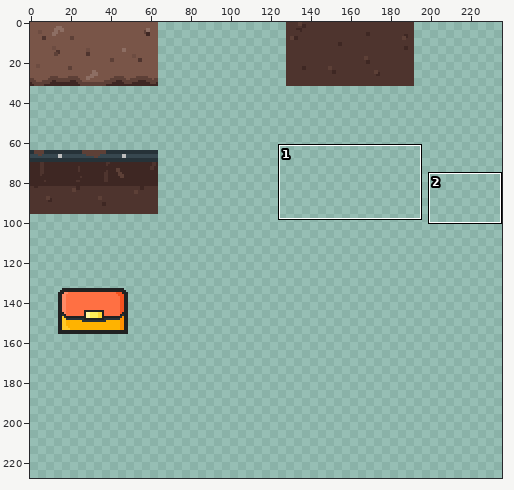
A sprite sheet gets an edit: web/assets/tiles.png. Above: a wide view before the commit, with the close-up outlined.
Close-up. Earlier state:
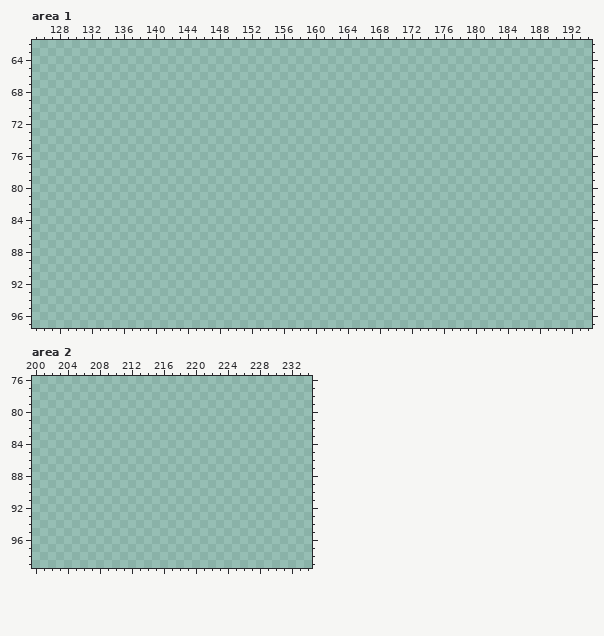
The file is 256x256 pixels. Shown: area 1: x 125..194, y 62..97; area 2: x 200..234, y 76..99. The wide view leaves out empty margins. The commit also changed other parts of the picture, which this record leaves out.
Now the later version:
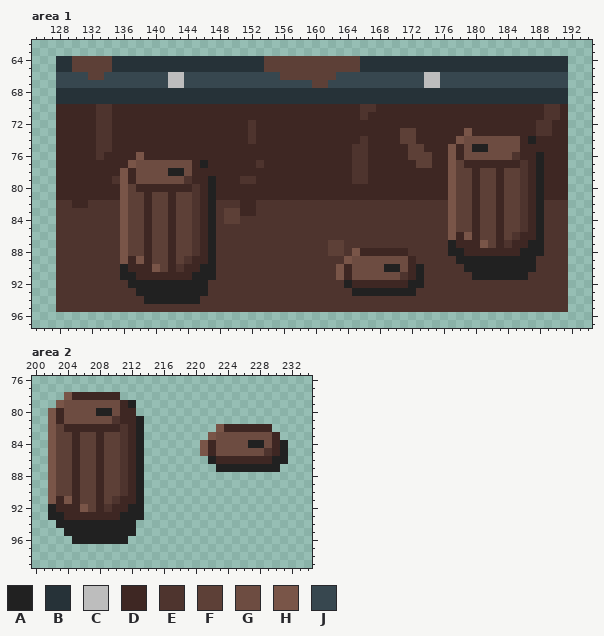
Palette (. is transparent): A #212121  B #263238  C #bdbdbd  D #3e2723  E #4e342e  F #5d4037  G #6d4c41  H #795548  J #37474f
The edit:
Changed rows in their new state; - is an unchanged pixel.
Area 1:
first column x 128:
64 BBFFFFFBBBBBBBBBBBBBBBBBBBFFFFFFFFFFFFBBBBBBBBBBBBBBBBBBBBBBBBBB
65 BBFFFFFBBBBBBBBBBBBBBBBBBBFFFFFFFFFFFFBBBBBBBBBBBBBBBBBBBBBBBBBB
66 JJJJFFJJJJJJJJCCJJJJJJJJJJJJFFFFFFFJJJJJJJJJJJCCJJJJJJJJJJJJJJJJ
67 JJJJJJJJJJJJJJCCJJJJJJJJJJJJJJJJFFJJJJJJJJJJJJCCJJJJJJJJJJJJJJJJ
68 BBBBBBBBBBBBBBBBBBBBBBBBBBBBBBBBBBBBBBBBBBBBBBBBBBBBBBBBBBBBBBBB
69 BBBBBBBBBBBBBBBBBBBBBBBBBBBBBBBBBBBBBBBBBBBBBBBBBBBBBBBBBBBBBBBB
70 DDDDDEEDDDDDDDDDDDDDDDDDDDDDDDDDDDDDDDEEDDDDDDDDDDDDDDDDDDDDDEED
71 DDDDDEEDDDDDDDDDDDDDDDDDDDDDDDDDDDDDDDEDDDDDDDDDDDDDDDDDDDDDDEED
72 DDDDDEEDDDDDDDDDDDDDDDDDEDDDDDDDDDDDDDDDDDDDDDDDDDDDDDDDDDDDEEDD
73 DDDDDEEDDDDDDDDDDDDDDDDDEDDDDDDDDDDDDDDDDDDFFDDDDDDHDDDDDDDDEEDD
74 DDDDDEEDDDDDDDDDDDDDDDDDEDDDDDDDDDDDDDEDDDDFFDDDDDHGGGGGGGDADDDD
75 DDDDDEEDDDDDDDDDDDDDDDDDDDDDDDDDDDDDDEEDDDDDFFDDDHDGAAGGGGDDDDDD
76 DDDDDEDDDDHDDDDDDDDDDDDDDDDDDDDDDDDDDEEDDDDDFFFDDHDGGGGGGEDDADDD
77 DDDDDDDDDHGGGGGGGDADDDDDDEDDDDDDDDDDDEEDDDDDDFFDDHFDDDDDDDEDADDD
78 DDDDDDDDHDGGGGAAGDDDDDDDDDDDDDDDDDDDDEEDDDDDDDDDDHFFDFFDFFEDADDD
79 DDDDDDDEHDGGGGGGEDDADDDEEDDDDDDDDDDDDEEDDDDDDDDDDHFFDFFDFFEDADDD
80 DDDDDDDDHFDDDDDDDEDADDDDDDDDDDDDDDDDDDDDDDDDDDDDDHFFDFFDFFEDADDD
81 DDDDDDDDHFFDFFDFFEDADDDDDDDDDDDDDDDDDDDDDDDDDDDDDHFFDFFDFFEDADDD
82 EEDDEEEEHFFDFFDFFEDAEEEDDEEEEEEEEEEEEEEEEEEEEEEEEHFFDFFDFFEDAEEE
83 EEEEEEEEHFFDFFDFFEDAEFFDDEEEEEEEEEEEEEEEEEEEEEEEEHFFDFFDFFEDAEEE
84 EEEEEEEEHFFDFFDFFEDAEFFEEEEEEEEEEEEEEEEEEEEEEEEEEHFFDFFDFFEDAEEE
85 EEEEEEEEHFFDFFDFFEDAEEEEEEEEEEEEEEEEEEEEEEEEEEEEEHFFDFFDFFEDAEEE
86 EEEEEEEEHFFDFFDFFEDAEEEEEEEEEEEEEEEEEEEEEEEEEEEEEHDHDFFDFEDDAEEE
87 EEEEEEEEHFFDFFDFFEDAEEEEEEEEEEEEEEFFEEEEEEEEEEEEEADDDHFDEDDAAEEE
88 EEEEEEEEHFFDFFDFFEDAEEEEEEEEEEEEEEFFEHDDDDDDEEEEEAADDDDDDDAAAEEE
89 EEEEEEEEHDHDFFDFEDDAEEEEEEEEEEEEEEEEHGGGGGGGDEEEEEAAAAAAAAAAEEEE
90 EEEEEEEEADDDHFDEDDAAEEEEEEEEEEEEEEEHDGGGGAAGDAEEEEEAAAAAAAAAEEEE
91 EEEEEEEEAADDDDDDDAAAEEEEEEEEEEEEEEEHDGGGGGGEDAEEEEEEAAAAAAAEEEEE
92 EEEEEEEEEAAAAAAAAAAEEEEEEEEEEEEEEEEEADDDDDDDAAEEEEEEEEEEEEEEEEEE
93 EEEEEEEEEEAAAAAAAAAEEEEEEEEEEEEEEEEEEAAAAAAAAEEEEEEEEEEEEEEEEEEE
94 EEEEEEEEEEEAAAAAAAEEEEEEEEEEEEEEEEEEEEEEEEEEEEEEEEEEEEEEEEEEEEEE
95 EEEEEEEEEEEEEEEEEEEEEEEEEEEEEEEEEEEEEEEEEEEEEEEEEEEEEEEEEEEEEEEE
Area 2:
first column x 202:
 78 --HDDDDDD---------------------
 79 -HGGGGGGGDA-------------------
 80 HDGGGGAAGDD-------------------
 81 HDGGGGGGEDDA------------------
 82 HFDDDDDDDEDA---------HDDDDDD--
 83 HFFDFFDFFEDA--------HGGGGGGGD-
 84 HFFDFFDFFEDA-------HDGGGGAAGDA
 85 HFFDFFDFFEDA-------HDGGGGGGEDA
 86 HFFDFFDFFEDA--------ADDDDDDDAA
 87 HFFDFFDFFEDA---------AAAAAAAA-
 88 HFFDFFDFFEDA------------------
 89 HFFDFFDFFEDA------------------
 90 HFFDFFDFFEDA------------------
 91 HDHDFFDFEDDA------------------
 92 ADDDHFDEDDAA------------------
 93 AADDDDDDDAAA------------------
 94 -AAAAAAAAAA-------------------
 95 --AAAAAAAAA-------------------
 96 ---AAAAAAA--------------------
Changed places in both close-ups, as pixel boxes (x1, y1, x2, y2):
added: (56, 56, 568, 312)
added: (48, 392, 144, 544)
added: (200, 424, 288, 472)
